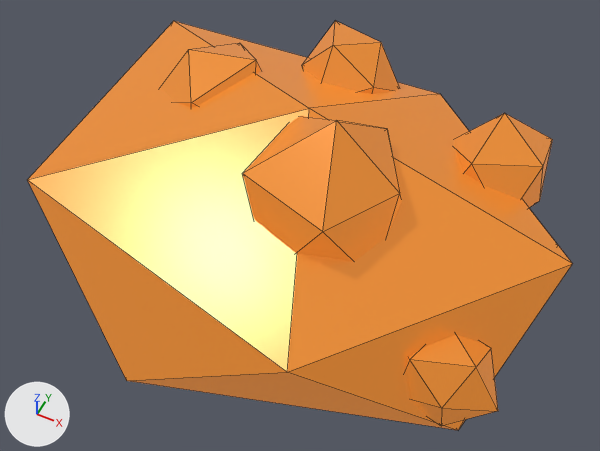
Renders of the glTF model game/assets3d/props/item_ore.glb from each side of a commit.
The view is the same before and after, from a camera (50 mm lens) standing at (0.265, -0.55, 0.765) and looking at (0.009, -0.038, 0.124). The lights are fixed; the arrows at lower left show +X, +Y and +Z. The first picture is the older version. Mesh edges are drawn as thin lines. Vertices at exactly the same position are counted once.

Names of what the first picture shows: 'n0'.
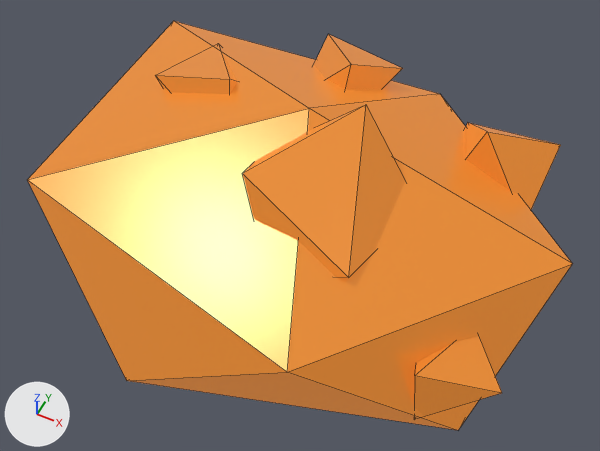
Boxes (x1, y1, x2, y2) around the edits, measured in the pictures (600 x 451 px):
part 1 of me_n0, rebuilt
    before: (454, 113, 553, 208)
    after: (465, 123, 561, 210)
part 2 of me_n0, rebuilt
    before: (405, 334, 498, 426)
    after: (414, 336, 502, 419)
part 3 of me_n0, rebuilt
    before: (160, 43, 261, 107)
    after: (155, 44, 237, 94)
part 4 of me_n0, rebuilt
    before: (302, 21, 400, 94)
    after: (314, 34, 403, 89)
part 5 of me_n0, cut back
    before: (242, 116, 402, 261)
    after: (242, 104, 406, 278)

The change in detail:
me_n0 is used by ob_n0; location (0.05, -0.05, 0.2).
me_n0 had 72 vertices, 120 faces and spanned x -0.326..0.223, y -0.18..0.246, z -0.202..0.092.
me_n0 now has 42 vertices, 60 faces and spans x -0.326..0.223, y -0.18..0.246, z -0.194..0.08.
me_n0 part 1: the loose piece of 12 vertices spanning x 0.064..0.171, y 0.089..0.211, z -0.105..0.012 is rebuilt with 6 vertices and now spans x 0.066..0.172, y 0.106..0.195, z -0.11..0.019.
me_n0 part 2: the loose piece of 12 vertices spanning x 0.097..0.207, y -0.111..-0.017, z -0.147..-0.058 is rebuilt with 6 vertices and now spans x 0.11..0.205, y -0.11..-0.028, z -0.146..-0.063.
me_n0 part 3: the loose piece of 12 vertices spanning x -0.246..-0.121, y 0.038..0.166, z -0.094..0.033 is rebuilt with 6 vertices and now spans x -0.241..-0.142, y 0.042..0.16, z -0.106..0.035.
me_n0 part 4: the loose piece of 12 vertices spanning x -0.12..-0.012, y 0.127..0.242, z -0.073..0.034 is rebuilt with 6 vertices and now spans x -0.118..-0.015, y 0.126..0.234, z -0.057..0.028.
Part 5, on me_n0:
12 vertices are removed from x -0.08..0.202, y -0.079..0.198, z -0.202..0.092.
28 faces are deleted.
6 vertices are added at (0.053, -0.081, -0.003), (-0.087, 0.03, -0.002), (-0.011, 0.039, -0.073), (0.075, 0.033, -0.012), (0.009, 0.045, 0.08), (0.195, 0.197, -0.194).
16 new faces join them.
